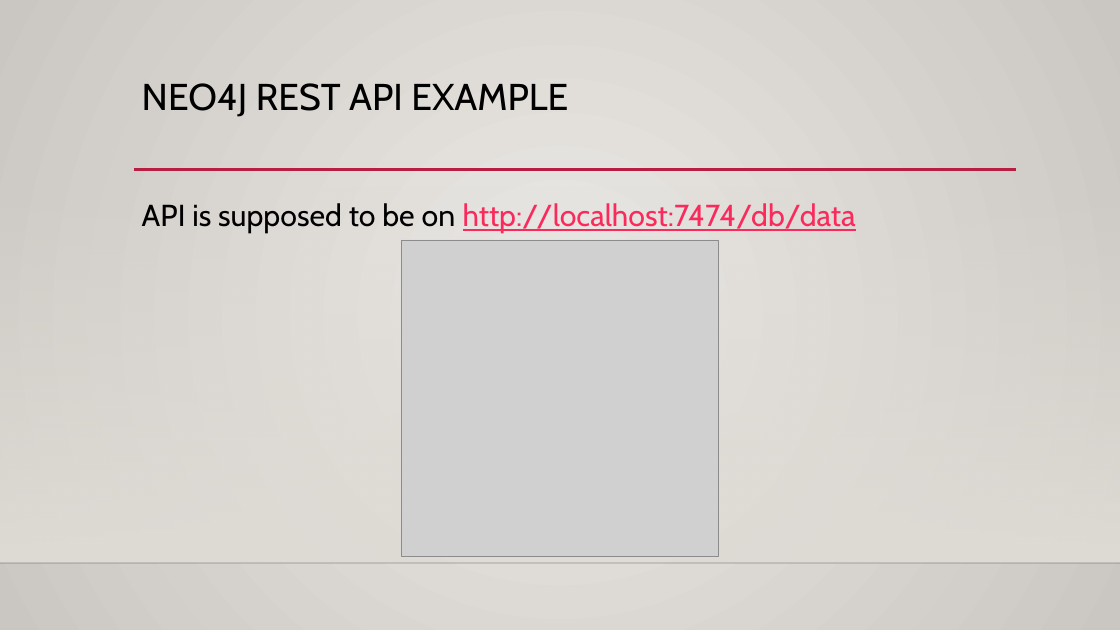
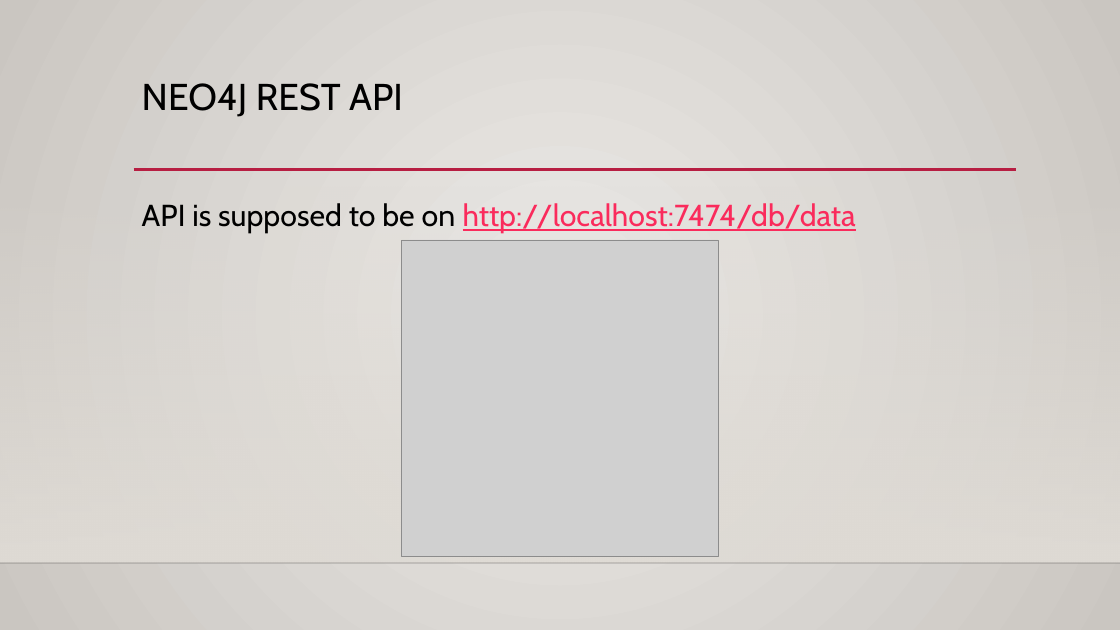
Before and after one commit to ChameleonTartu/chess-players-network-represented-as-graph, a slide deck: slide 7 of presentation/Intro to Neo4J.pptx. Drawn at 1120x630 pixels with LibreOffice and Linux fonts; fonts in the diff are those of the drawing; grey boxes stand for pictures; background and template pictures are left out. Boxes give left, top, right and bottom in pixels: in the first picture for what was removed or moved away, otherwise in the second. Text is boxed around its words. In the diff, an @@ line names an element or a change of style, - is before the commit and + after.

Commit message:
Update presentation

```diff
--- a/presentation/Intro to Neo4J.pptx
+++ b/presentation/Intro to Neo4J.pptx
@@ title at (x1=142, y1=83, x2=403, y2=117): text changed @@
-NEO4J REST API EXAMPLE
+NEO4J REST API
```
Also in this commit, not shown: 1 slide added, 1 other file.
